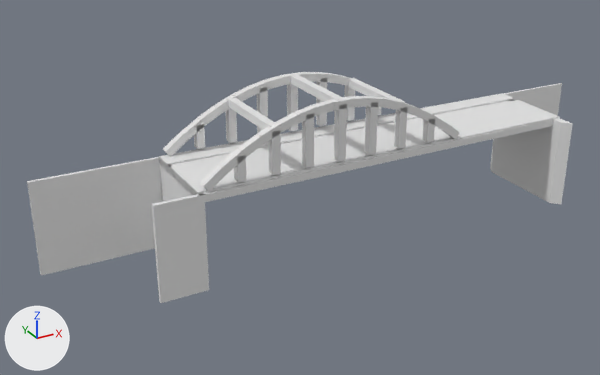
A saved change to the glTF model models/diemen/diemen-tollensbrug/diemen-tollensbrug.glb.
One viewpoint serves both versions: a 50 mm camera at (-50.3, -74.2, 33.3) aimed at (-8.8, 1.4, -4.5). Every picture has the same lights, and +X, +Y and +Z are marked at lower left. The older version comes first.

Objects in the first picture: 'building:boog', 'building:boog 2', 'building:windverband', 'road:dek', 'road:fietspad', 'road:landhoofd', 'road:landhoofd 2', 'road:rijbaan lokale weg'.
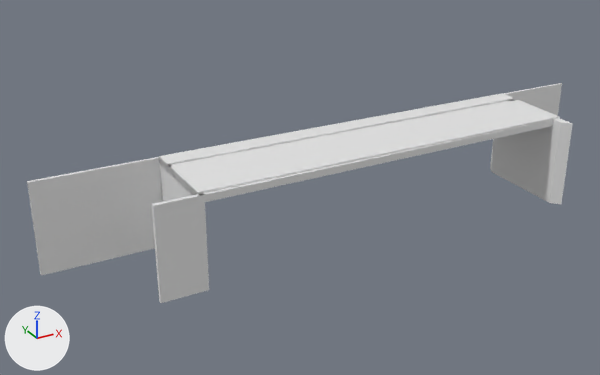
Boxes [x1, y1, x2, y2] around the edits, measured in the pictures (600 x 375 px):
'building:boog 2', deleted
    before: [200, 96, 460, 191]
'building:boog', deleted
    before: [163, 72, 382, 157]
'building:windverband', deleted
    before: [227, 74, 405, 130]

The change, as a list of edits to the scene's bpy script:
```text
Remove ob_building_boog:
    ob_building_boog = bpy.data.objects.new('building:boog', me_boog)
    ob_building_boog.location = (0.0, 0.0, 0.0)
Remove ob_building_boog_2:
    ob_building_boog_2 = bpy.data.objects.new('building:boog 2', me_boog_2)
    ob_building_boog_2.location = (0.0, 0.0, 0.0)
Remove ob_building_windverband:
    ob_building_windverband = bpy.data.objects.new('building:windverband', me_windverband)
    ob_building_windverband.location = (0.0, 0.0, 0.0)
```
